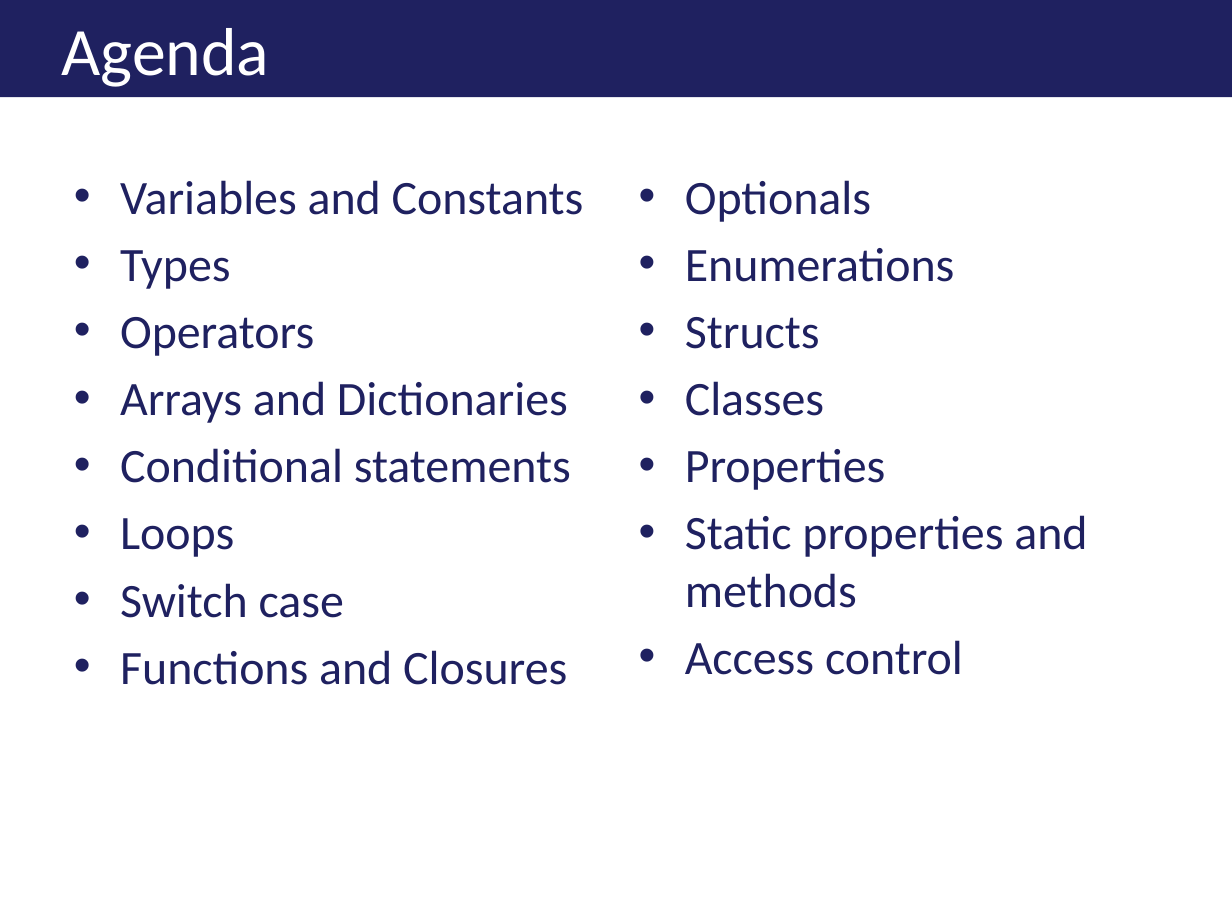
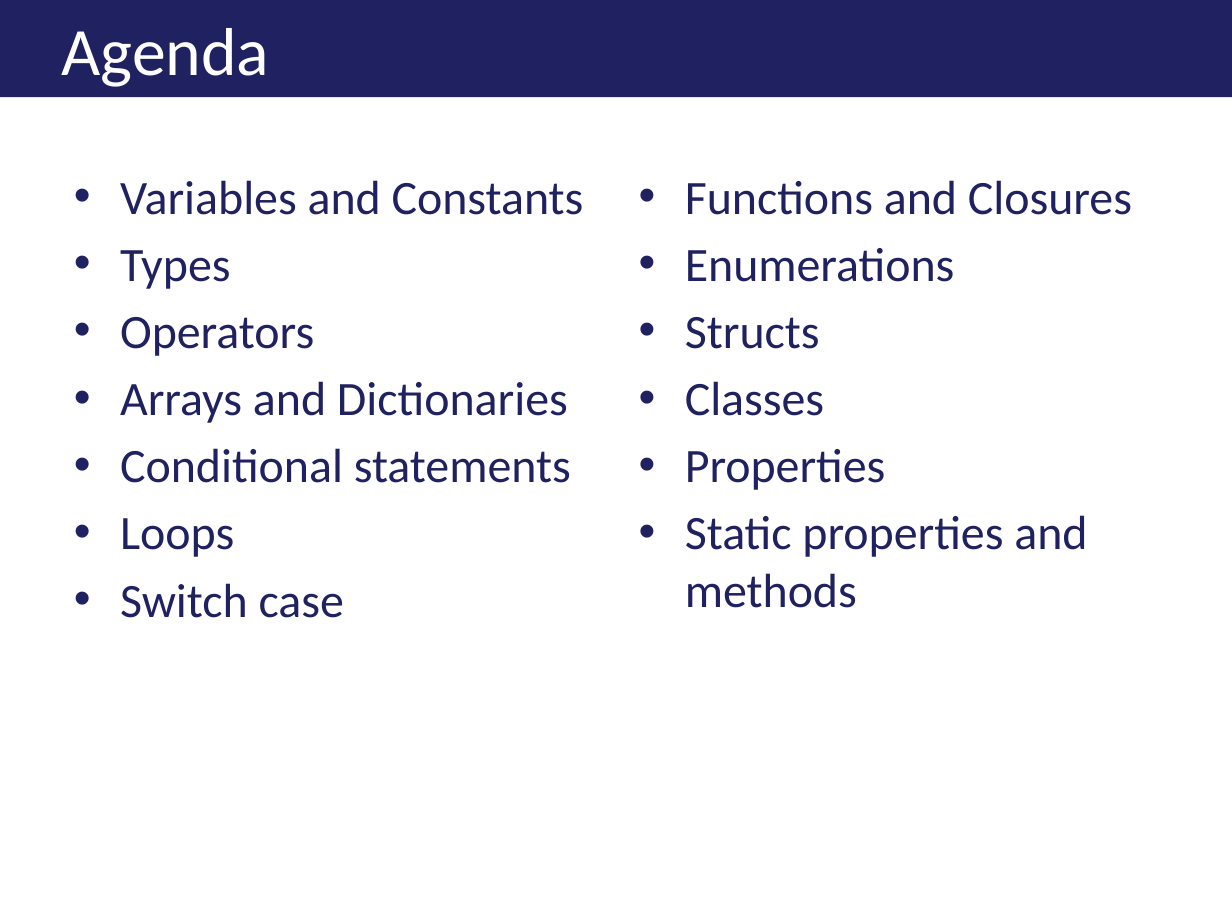
Before and after one commit to jkwuc89/Presentations, a slide deck: slide 5 of A Swift Introduction to Swift.pptx (slide 3 before the commit). Drawn at 1232x924 pixels with LibreOffice and Linux fonts; fonts in the diff are those of the drawing; background and template pictures are left out. Boxes give left, top, right and bottom in pixels: in the first picture for what was removed or moved away, otherwise in the second. Text is boxed around its words. In the diff, an @@ line names an element or a change of style, - is before the commit and + after.

```diff
--- a/A Swift Introduction to Swift.pptx
+++ b/A Swift Introduction to Swift.pptx
@@ text at (x1=685, y1=180, x2=1132, y2=215): text changed @@
-• Optionals
+• Functions and Closures
@@ text at (x1=120, y1=650, x2=567, y2=685): paragraph removed @@
-• Functions and Closures
@@ text at (x1=685, y1=640, x2=963, y2=675): paragraph removed @@
-• Access control
```
Also in this commit, not shown: 3 other slides changed, 2 slides added.
